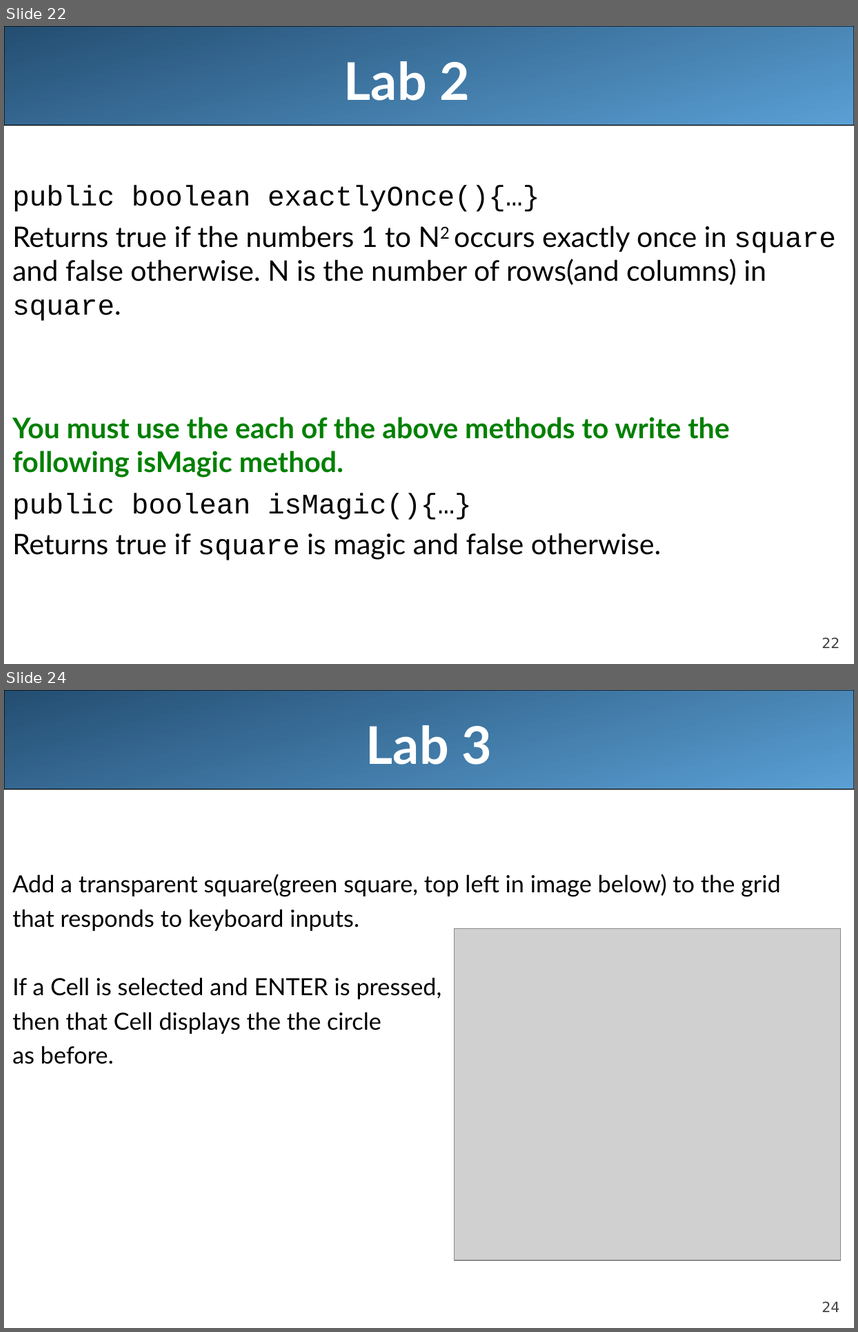
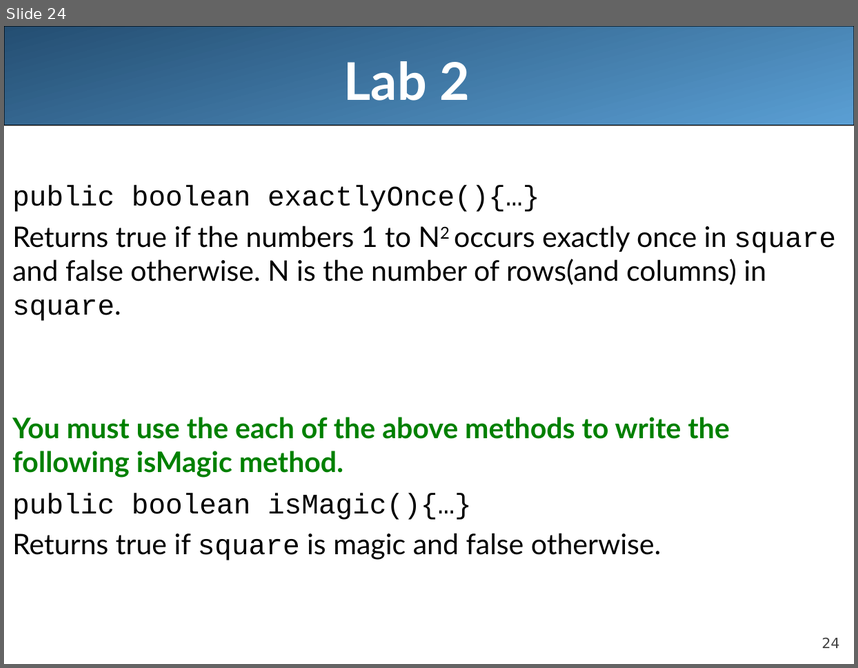
Before and after one commit to LongBaoNguyen/longbaonguyen.github.io, a slide deck: courses/apcsa/lecture20.ppt. Shown one above the other, each under a label of ours: slides 22 and 24 before the commit, slide 24 after it; the slides between them are not shown. The pictures are 858x1332 and 858x668 pixels, drawn with LibreOffice and Linux fonts; fonts in the diff are those of the drawing; grey boxes stand for pictures. Boxes give left, top, right and bottom in pixels: in the first picture for what was removed or moved away, otherwise in the second. Text is boxed around its words. In the diff, an @@ line names an element or a change of style, - is before the commit and + after.

```diff
--- a/courses/apcsa/lecture20.ppt
+++ b/courses/apcsa/lecture20.ppt
@@ slide 24 removed at (x1=4, y1=690, x2=854, y2=1328), background #FFFFFF; not listed: 2 template elements that a slide beside it also shows @@
@@ title removed at (x1=366, y1=725, x2=492, y2=765) @@
-Lab 3
@@ text removed at (x1=12, y1=874, x2=781, y2=1064) @@
-Add a transparent square(green square, top left in image below) to the grid
-that responds to keyboard inputs.
-If a Cell is selected and ENTER is pressed,
-then that Cell displays the the circle
-as before.
@@ picture removed at (x1=455, y1=929, x2=840, y2=1261) @@
@@ what was slide 22 is now slide 24 @@
@@ page number at (x1=822, y1=637, x2=840, y2=648): text changed @@
-22
+24
```
Also in this commit, not shown: 7 slides changed, 2 slides added, 1 other slide removed, 18 other files.
